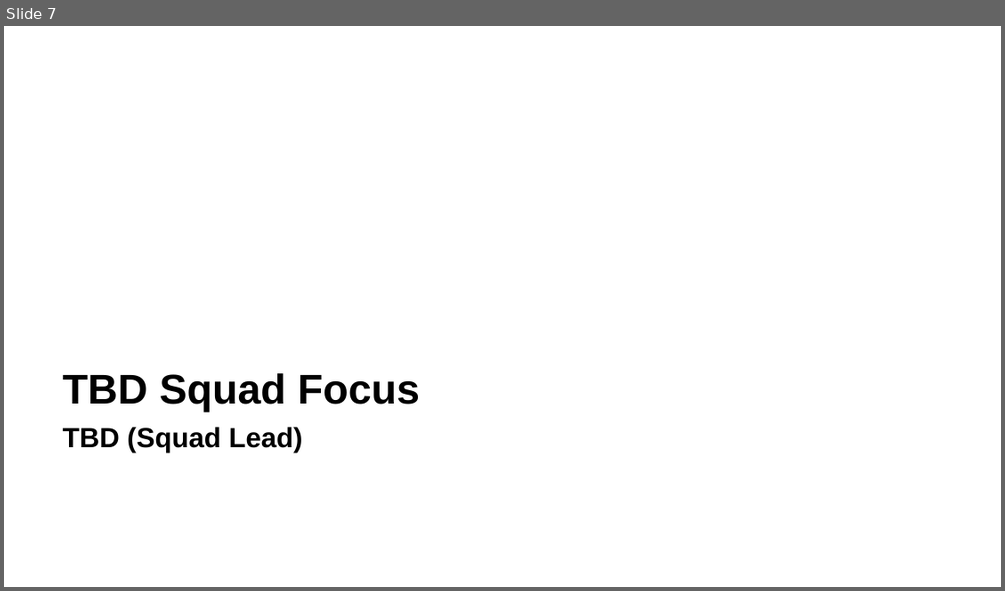
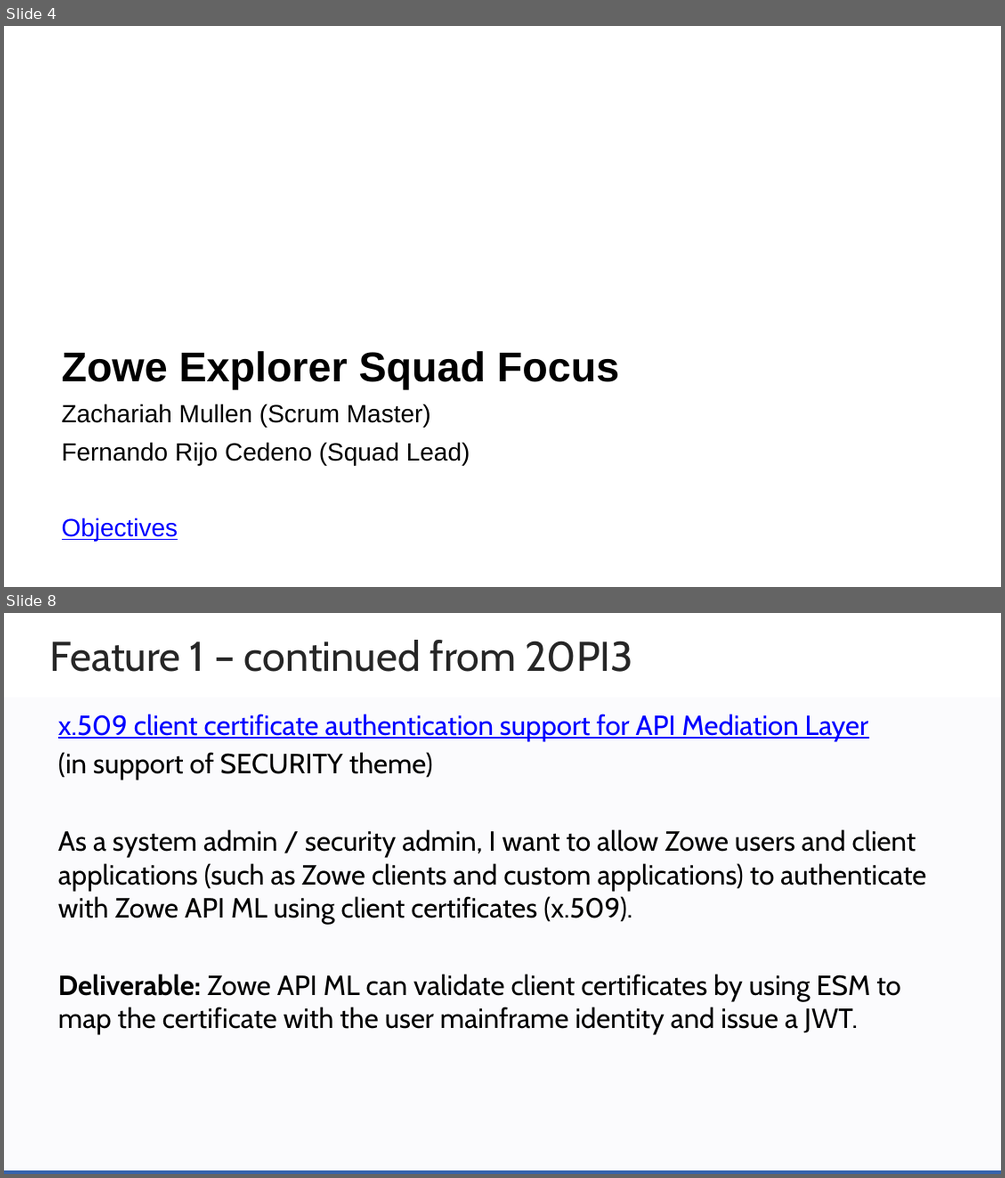
Before and after one commit to zowe/community, a slide deck: Project Management/PI Planning/20PI4 Planning/Zowe Community Squad Focus for 20PI4.pptx. Shown one above the other, each under a label of ours: slide 7 before the commit, slides 4 and 8 after it; the slides between them are not shown. The pictures are 1005x591 and 1005x1178 pixels, drawn with LibreOffice and Linux fonts; fonts in the diff are those of the drawing; background and template pictures are left out. Boxes give left, top, right and bottom in pixels: in the first picture for what was removed or moved away, otherwise in the second. Text is boxed around its words. In the diff, an @@ line names an element or a change of style, - is before the commit and + after.

```diff
--- a/Project Management/PI Planning/20PI4 Planning/Zowe Community Squad Focus for 20PI4.pptx
+++ b/Project Management/PI Planning/20PI4 Planning/Zowe Community Squad Focus for 20PI4.pptx
@@ slide 8 added at [4, 613, 1001, 1174], background #FFFFFF @@
@@ text added at [50, 640, 633, 672], 30 pt, text #262626 @@
+Feature 1 – continued from 20PI3
@@ rectangle added at [4, 697, 1001, 1173], fill #3664AD at 2% opacity @@
@@ text added at [58, 714, 926, 1035], 20 pt, text #000000 @@
+x.509 client certificate authentication support for API Mediation Layer
+(in support of SECURITY theme)
+As a system admin / security admin, I want to allow Zowe users and client applications (such as Zowe clients and custom applications) to authenticate with Zowe API ML using client certificates (x.509).
+Deliverable: Zowe API ML can validate client certificates by using ESM to map the certificate with the user mainframe identity and issue a JWT.
@@ rectangle added at [4, 1170, 1001, 1174], fill #3664AD @@
@@ what was slide 7 is now slide 4 @@
@@ slide 4 changed as well @@
@@ text at [62, 351, 619, 540]: text changed; size 20 to 18 pt; bold off @@
-TBD Squad Focus
-TBD (Squad Lead)
+Zowe Explorer Squad Focus
+Zachariah Mullen (Scrum Master)
+Fernando Rijo Cedeno (Squad Lead)
+Objectives
```
Also in this commit, not shown: 3 other slides changed, 47 other slides added, 4 slides removed.
